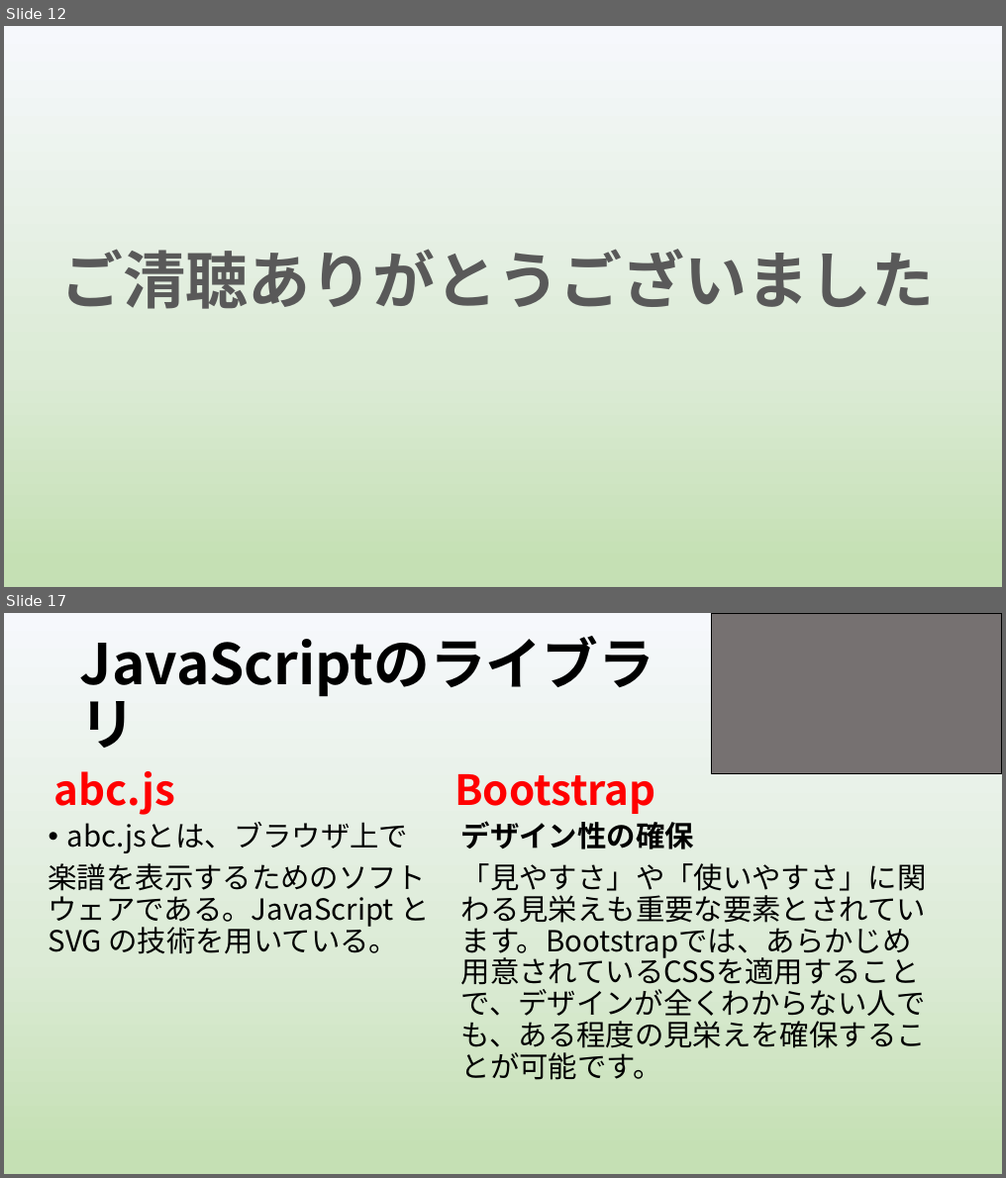
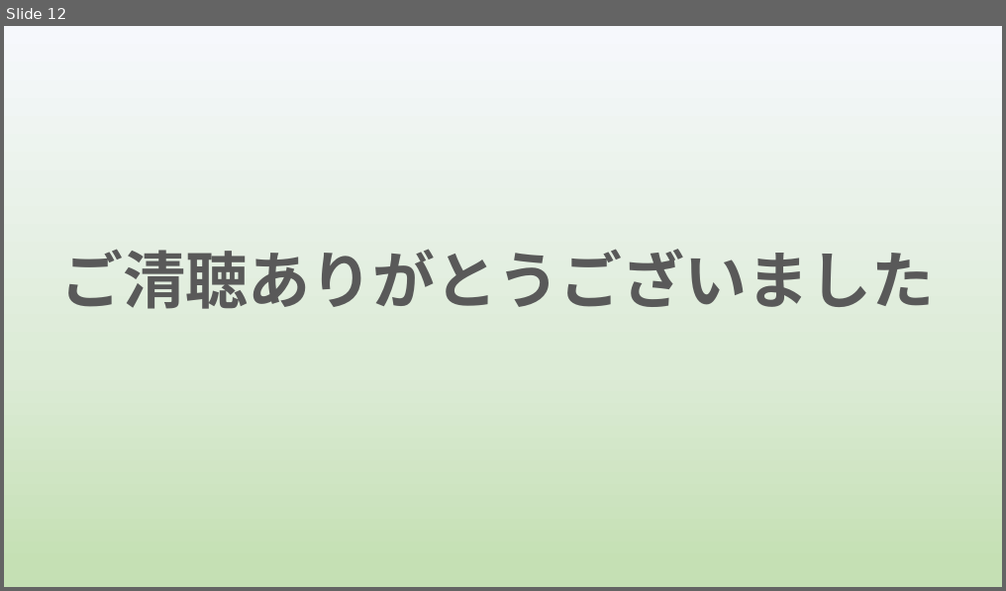
Before and after one commit to yoshitake266/bitComposer_prj, a slide deck: presentation/graduation/bit Composer3 .pptx. Shown one above the other, each under a label of ours: slides 12 and 17 before the commit, slide 12 after it; the slides between them are not shown. The pictures are 1006x1178 and 1006x591 pixels, drawn with LibreOffice and Linux fonts; fonts in the diff are those of the drawing. Boxes give left, top, right and bottom in pixels: in the first picture for what was removed or moved away, otherwise in the second. Text is boxed around its words. In the diff, an @@ line names an element or a change of style, - is before the commit and + after.

```diff
--- a/presentation/graduation/bit Composer3 .pptx
+++ b/presentation/graduation/bit Composer3 .pptx
@@ slide 17 removed at <box>4,613,1002,1174</box>, background gradient #F6F8FC to #DCEBD6 to #C5E0B4 @@
@@ rectangle removed at <box>712,613,1002,774</box> @@
@@ title removed at <box>73,643,700,752</box> @@
-JavaScriptのライブラリ
@@ text removed at <box>54,771,175,815</box> @@
-abc.js
@@ text removed at <box>454,774,655,814</box> @@
-Bootstrap
@@ text removed at <box>49,822,429,955</box> @@
-• abc.jsとは、ブラウザ上で
-楽譜を表示するためのソフトウェアである。JavaScript と SVG の技術を用いている。
@@ text removed at <box>461,821,927,1080</box> @@
-デザイン性の確保
-「見やすさ」や「使いやすさ」に関わる見栄えも重要な要素とされています。Bootstrapでは、あらかじめ用意されているCSSを適用することで、デザインが全くわからない人でも、ある程度の見栄えを確保することが可能です。
```
Also in this commit, not shown: 10 slides changed, 1 slide added, 6 other slides removed.
